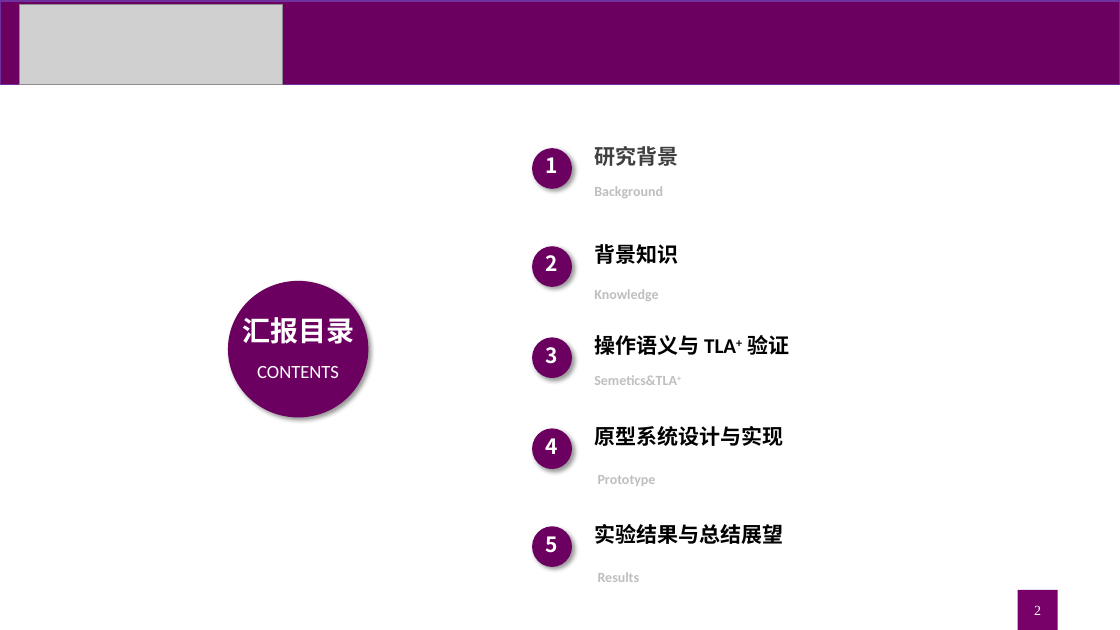
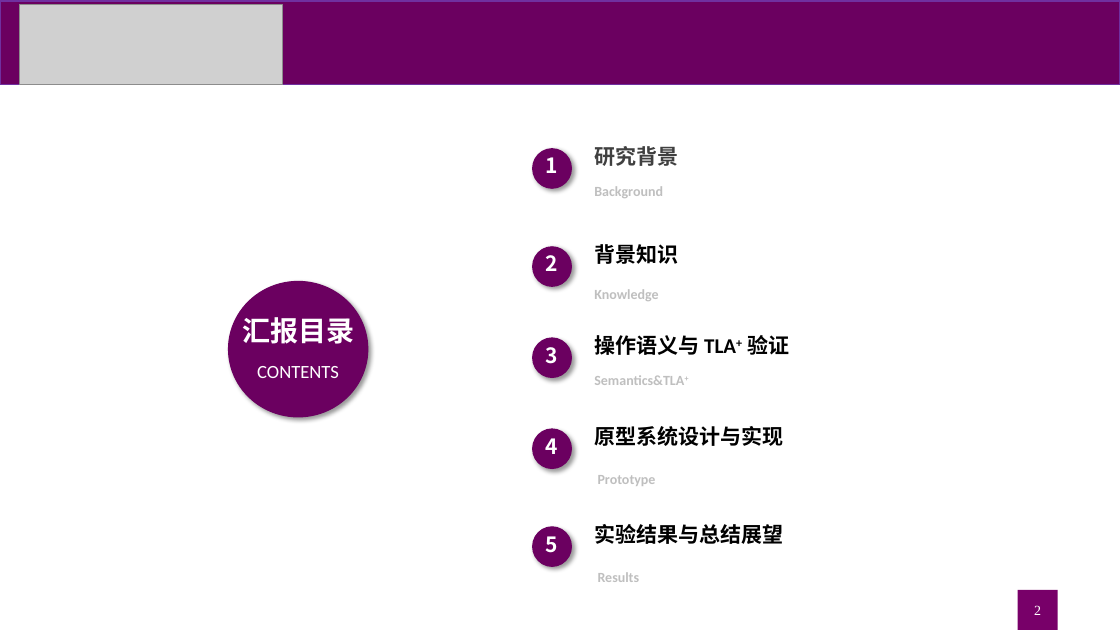
Before and after one commit to ZhangJihua0327/master-thesis, a slide deck: slide 2 of docs/522024320201_张继华_硕士论文正式答辩.pptx. Drawn at 1120x630 pixels with LibreOffice and Linux fonts; fonts in the diff are those of the drawing; grey boxes stand for pictures. Boxes give left, top, right and bottom in pixels: in the first picture for what was removed or moved away, otherwise in the second. Text is boxed around its words. In the diff, an @@ line names an element or a change of style, - is before the commit and + after.

```diff
--- a/docs/522024320201_张继华_硕士论文正式答辩.pptx
+++ b/docs/522024320201_张继华_硕士论文正式答辩.pptx
@@ text at [594,375,684,385]: text changed @@
-Semetics&TLA+
+Semantics&TLA+
```
Also in this commit, not shown: 1 other slide changed, 1 other file.
